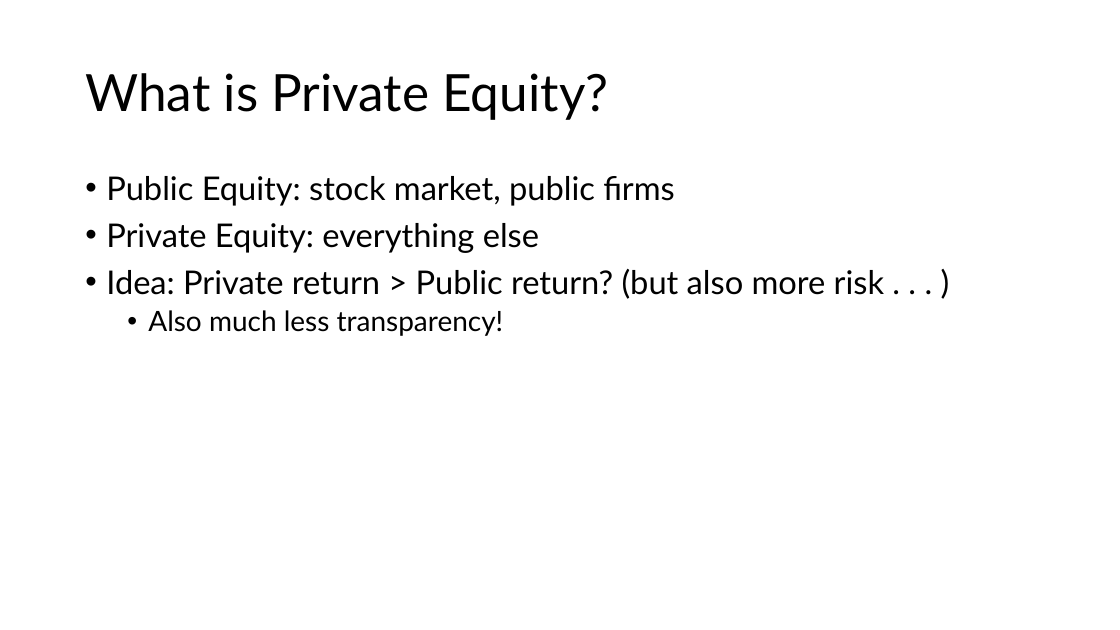
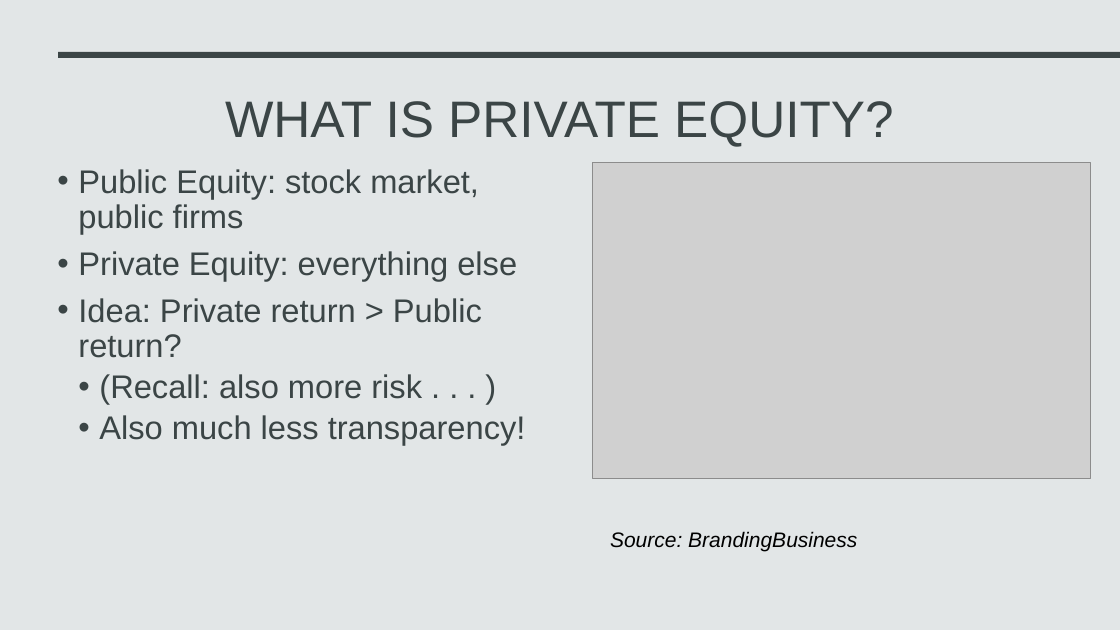
Before and after one commit to AFB-TUV/Fall-2026, a slide deck: slide 2 of Actuarial Corporate Finance/Why is Private Equity Involved with Insurance.pptx. Drawn at 1120x630 pixels with LibreOffice and Linux fonts; fonts in the diff are those of the drawing; grey boxes stand for pictures. Boxes give left, top, right and bottom in pixels: in the first picture for what was removed or moved away, otherwise in the second. Text is boxed around its words. In the diff, an @@ line names an element or a change of style, - is before the commit and + after.

```diff
--- a/Actuarial Corporate Finance/Why is Private Equity Involved with Insurance.pptx
+++ b/Actuarial Corporate Finance/Why is Private Equity Involved with Insurance.pptx
@@ background #FFFFFF to #E2E6E7 @@
@@ rectangle added at (58, 52, 1120, 58), fill #3B4546 @@
@@ title "WHAT IS PRIVATE EQUITY?" at (225, 101, 893, 147): vertical alignment middle to top @@
@@ title at (225, 101, 893, 147): text changed; font Lato to Arial; text colour #000000 to #3B4546 @@
-What is Private Equity?
+WHAT IS PRIVATE EQUITY?
@@ text "Public Equity: stock market, public ...": place and size @@
-text "Public Equity: stock market, public ..." at (106, 176, 884, 336)
+text "Public Equity: stock market, public ..." at (78, 169, 526, 445)
@@ text at (78, 169, 526, 445): font Lato to Arial, text colour #000000 to #3B4546 in "Public Equity: stock market, public firms", "Private Equity: everything else", "Also much less transparency!"; size 24 to 28 pt in "Also much less transparency!"; indent changed @@
@@ picture added at (592, 162, 1091, 479) @@
@@ text at (78, 298, 482, 404): text changed; font Lato to Arial; text colour #000000 to #3B4546 @@
-• Idea: Private return > Public return? (but also more risk . . . )
+• Idea: Private return > Public return?
+  • (Recall: also more risk . . . )
@@ text added at (610, 531, 857, 552), 18 pt, text #000000, italic @@
+Source: BrandingBusiness
```
Also in this commit, not shown: 6 other slides changed, 2 slides added, 6 other files.
